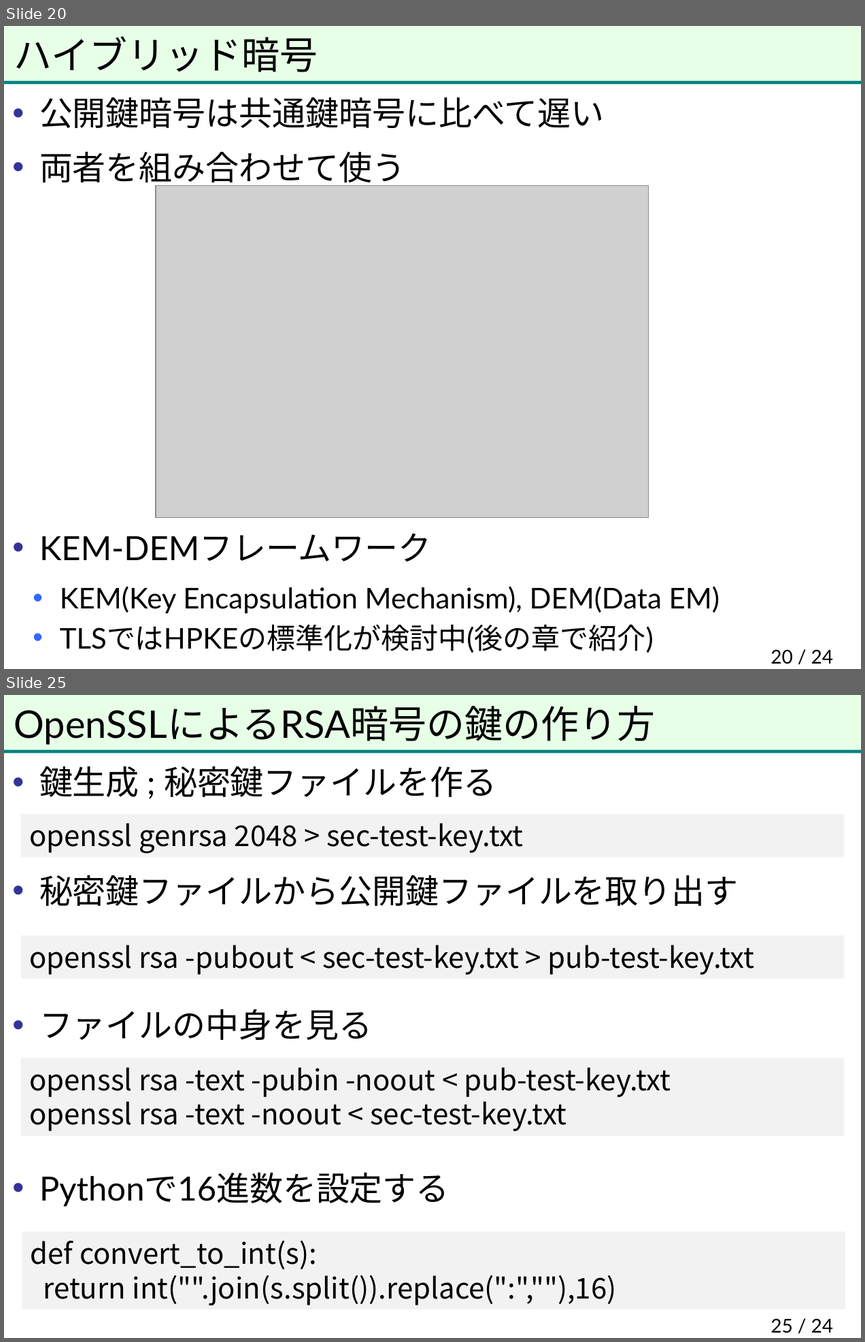
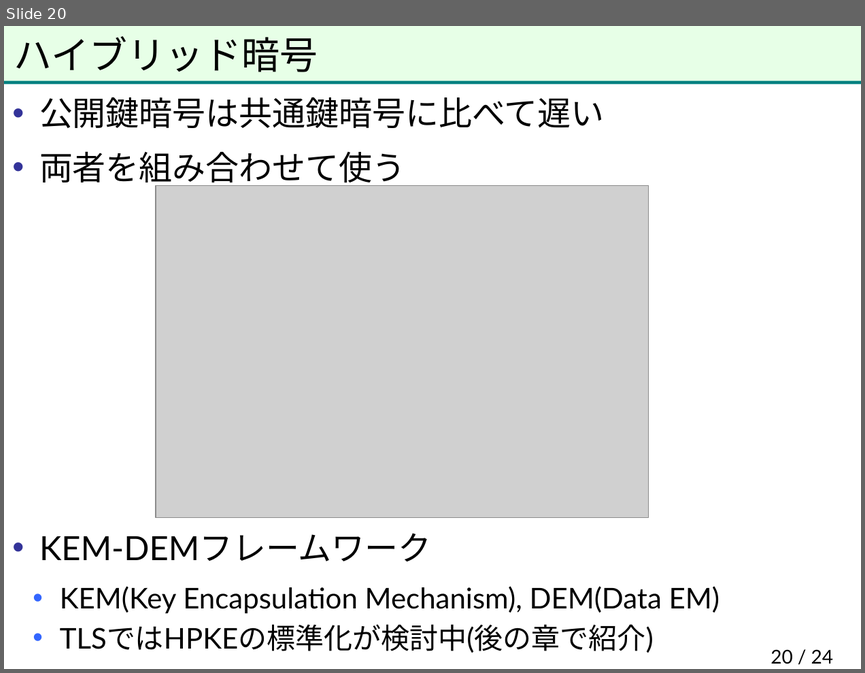
Before and after one commit to herumi/anninbon, a slide deck: lec/anninbon5.pptx. Shown one above the other, each under a label of ours: slides 20 and 25 before the commit, slide 20 after it; the slides between them are not shown. The pictures are 865x1342 and 865x673 pixels, drawn with LibreOffice and Linux fonts; fonts in the diff are those of the drawing; grey boxes stand for pictures; background and template pictures are left out. Boxes give left, top, right and bottom in pixels: in the first picture for what was removed or moved away, otherwise in the second. Text is boxed around its words. In the diff, an @@ line names an element or a change of style, - is before the commit and + after.

```diff
--- a/lec/anninbon5.pptx
+++ b/lec/anninbon5.pptx
@@ slide 25 removed at box(4, 695, 861, 1338), background #FFFFFF; not listed: 2 template elements that a slide beside it also shows @@
@@ title removed at box(14, 705, 655, 745) @@
-OpenSSLによるRSA暗号の鍵の作り方
@@ text removed at box(39, 766, 738, 1206) @@
-• 鍵生成 ; 秘密鍵ファイルを作る
-• 秘密鍵ファイルから公開鍵ファイルを取り出す
-• ファイルの中身を見る
-• Pythonで16進数を設定する
@@ rectangle removed at box(21, 814, 844, 857) @@
-openssl genrsa 2048 > sec-test-key.txt
@@ rectangle removed at box(21, 936, 844, 979) @@
-openssl rsa -pubout < sec-test-key.txt > pub-test-key.txt
@@ rectangle removed at box(21, 1057, 844, 1136) @@
-openssl rsa -text -pubin -noout < pub-test-key.txt
-openssl rsa -text -noout < sec-test-key.txt
@@ rectangle removed at box(22, 1232, 845, 1309) @@
-def convert_to_int(s):
-return int("".join(s.split()).replace(":",""),16)
@@ page number removed at box(770, 1318, 833, 1333) @@
-25 / 24
```
Also in this commit, not shown: 1 slide changed, 4 other slides removed, 1 other file.
